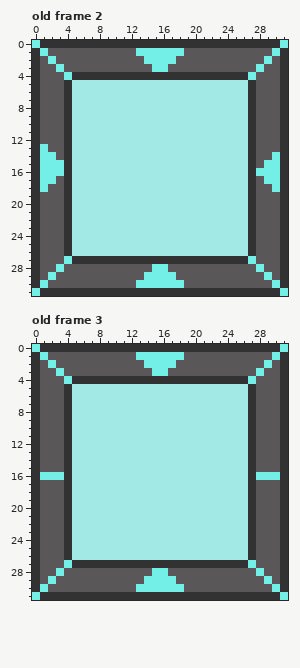
File history of a pixel-art file, projetZelda/assets/aseprite/inventaire.aseprite. Above, as it was before the edit.
32x32 pixels, 3 frames. Shown: old frame 2, old frame 3.
The same view after the edit:
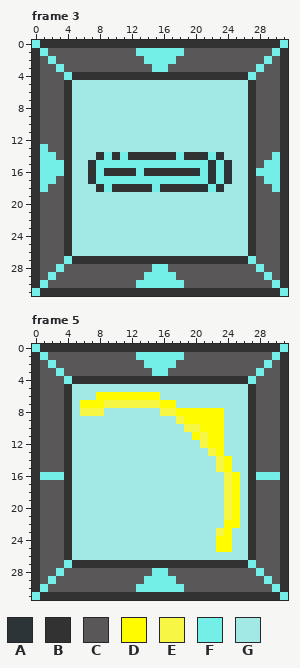
Palette (. is transparent): A #2c3438  B #323232  C #595757  D #fffc00  E #f8f644  F #73efe8  G #a2e9e5
A new or re-ordered frame is compared with the old frame closest to it.
Diff:
frames 3 -> 5
Frame 3 is new; against old frame 2:
The edit turns colour G into colour A in row 14 at x 21 and 23; in row 15 at x 7, 22 and 24; in row 16 at x 20, 22 and 24; in row 17 at x 7, 22 and 24; in row 18 at x 20 to 21 and 23.
The edit turns colour G into colour B in row 14 at x 8, 10, 12 to 17 and 19 to 20; in row 16 at x 7, 9 to 12 and 14 to 19; in row 18 at x 8, 10 to 14 and 16 to 19.
The edit turns colour G into colour F in row 14 at x 9, 11, 18 and 22; in row 15 at x 8 to 21 and 23; in row 16 at x 8, 13, 21 and 23; in row 17 at x 8 to 21 and 23; in row 18 at x 9, 15 and 22.
Frame 5 is new; against old frame 3:
The edit turns colour G into colour D in row 6 at x 8 to 15; in row 7 at x 6 to 8 and 16 to 17; in row 8 at x 18 to 23; in row 9 at x 19 to 23; in row 10 at x 21 to 23; in row 11 at x 20 and 22 to 23.
The edit turns colour G into colour D in row 12 at x 22 to 23; in row 13 at x 23; in rows 14 to 15 at x 24; in rows 16 to 21 at x 25; in row 22 at x 24 to 25; in row 23 at x 24.
The edit turns colour G into colour D in rows 24 to 25 at x 23 to 24.
The edit turns colour G into colour E in row 7 at x 9 to 15; in row 8 at x 6 to 8 and 16 to 17; in row 9 at x 18; in row 10 at x 19 to 20; in rows 11 to 12 at x 21; in row 13 at x 22.
The edit turns colour G into colour E in rows 14 to 15 at x 23; in rows 16 to 21 at x 24; in row 23 at x 23.
Where, in picture pixels (left, top, right, bottom), the same in both pictures:
changed: (88, 152, 232, 192)
changed: (80, 392, 240, 552)
